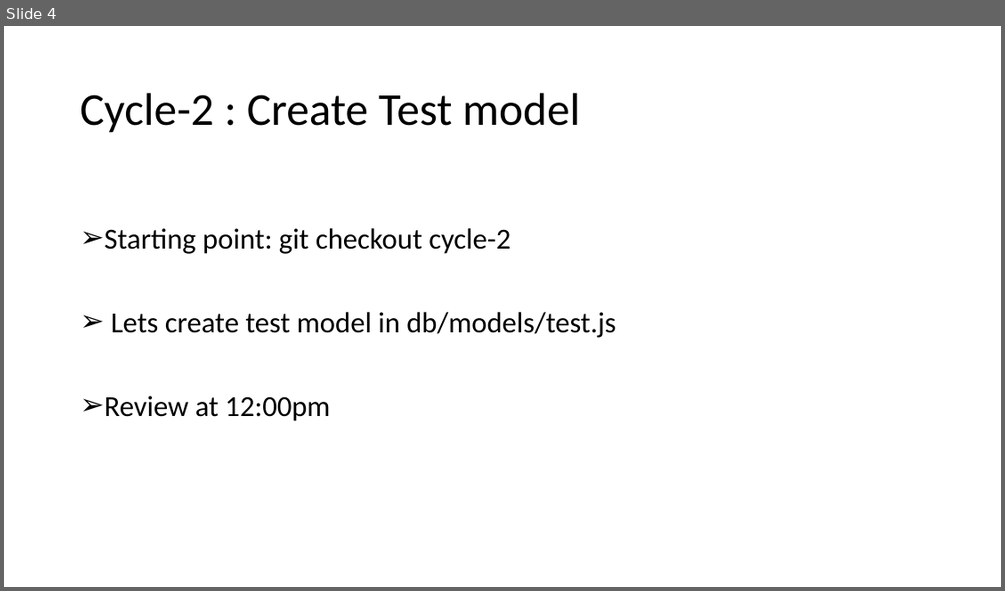
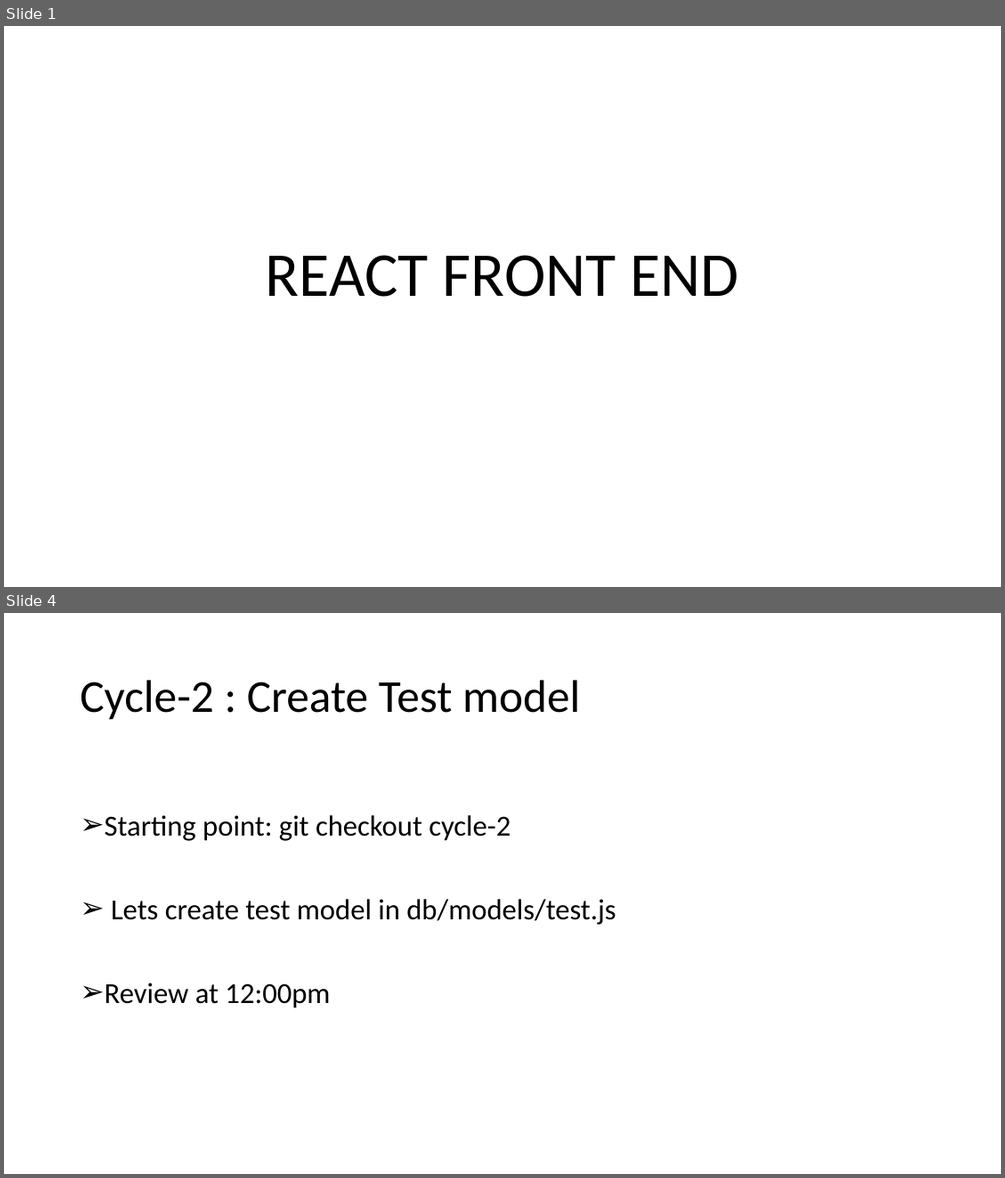
Before and after one commit to FullstackAcademy/Study-Saturday-React, a slide deck: Study Staurday - w3.pptx. Shown one above the other, each under a label of ours: slide 4 before the commit, slides 1 and 4 after it; the slides between them are not shown. The pictures are 1005x591 and 1005x1178 pixels, drawn with LibreOffice and Linux fonts; fonts in the diff are those of the drawing. Boxes give left, top, right and bottom in pixels: in the first picture for what was removed or moved away, otherwise in the second. Text is boxed around its words. In the diff, an @@ line names an element or a change of style, - is before the commit and + after.

```diff
--- a/Study Staurday - w3.pptx
+++ b/Study Staurday - w3.pptx
@@ slide 1 added at (4, 26, 1001, 587), background #FFFFFF @@
@@ title added at (266, 255, 739, 297), 60 pt, text #000000 @@
+REACT FRONT END
```
Also in this commit, not shown: 2 slides changed, 2 slides removed.
